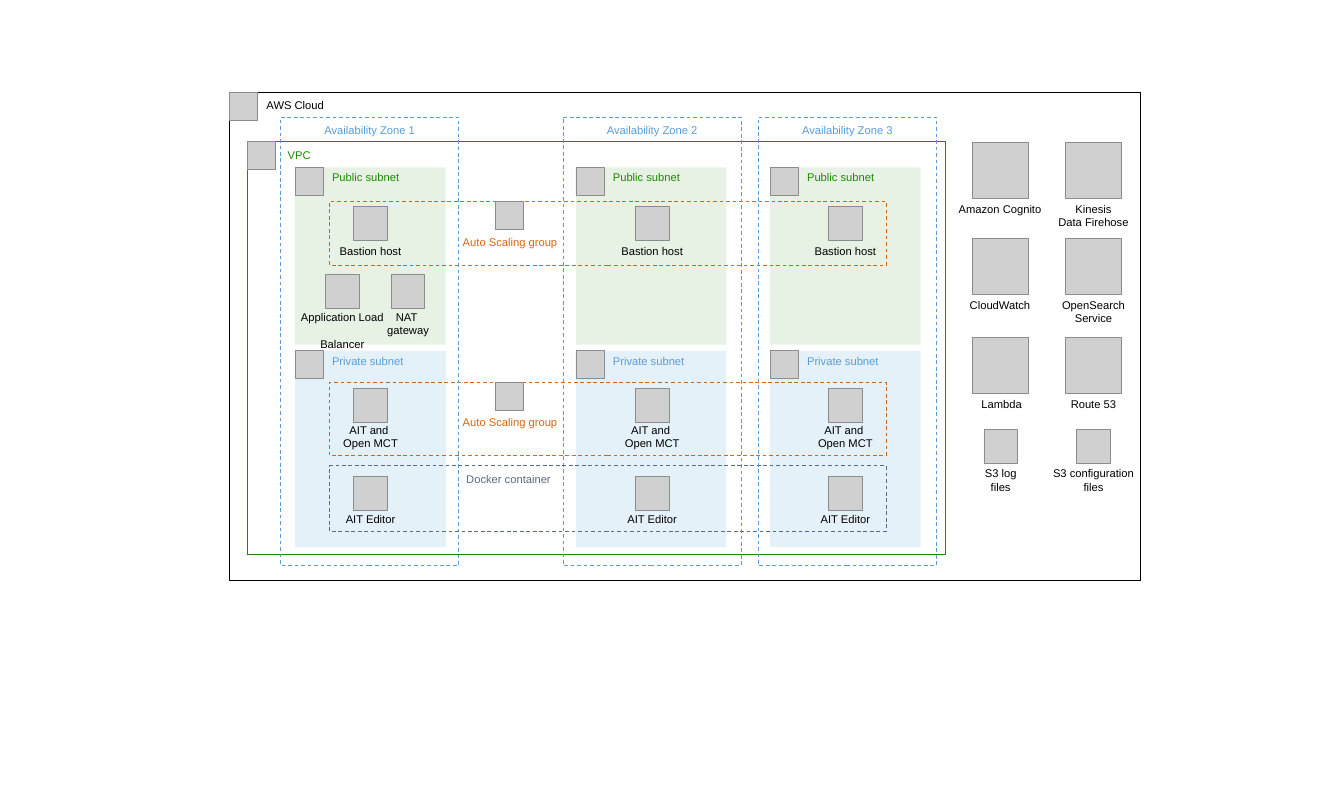
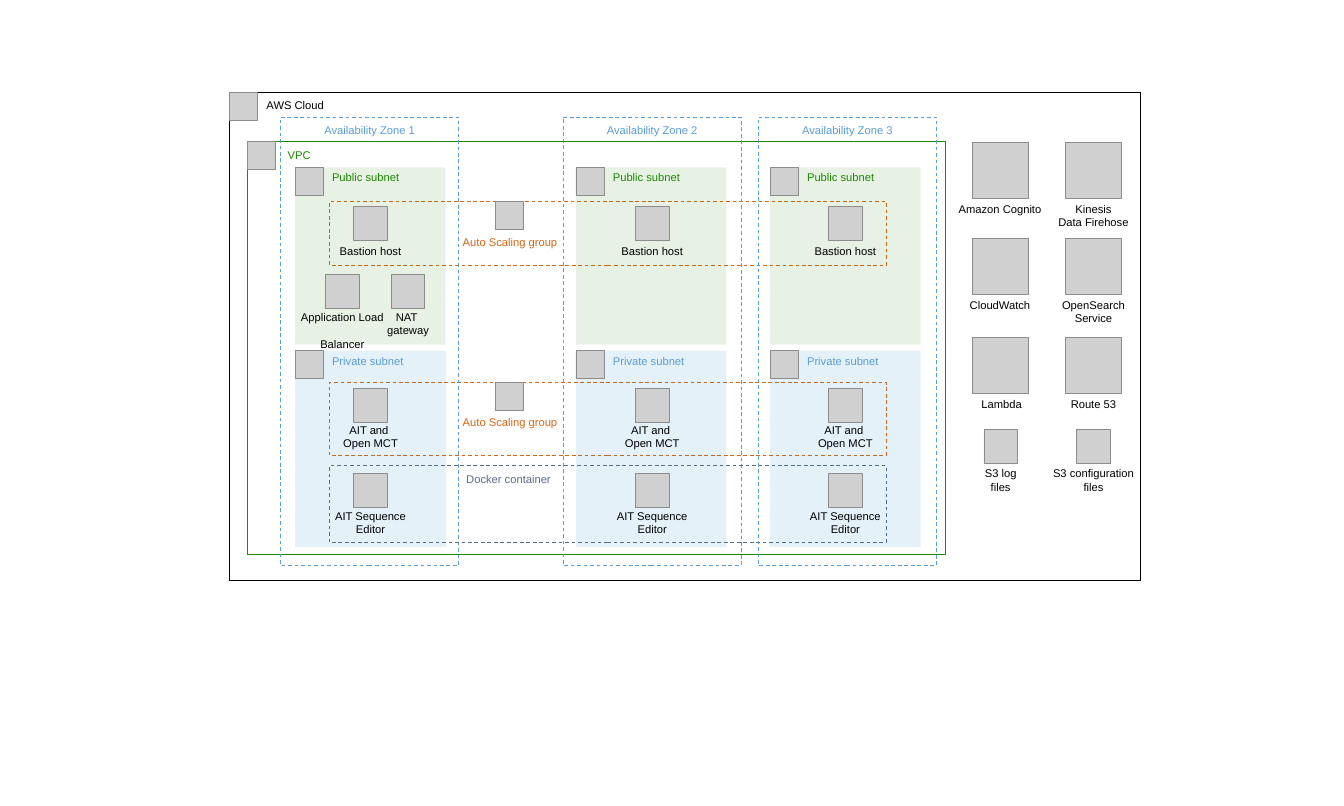
Before and after one commit to aws-quickstart/quickstart-ammos-smallsat-toolkit, a slide deck: slide 1 of docs/images/nasa-ammos-smallsat-toolkit-architecture-diagram.pptx. Drawn at 1344x806 pixels with LibreOffice and Linux fonts; fonts in the diff are those of the drawing; grey boxes stand for pictures. Boxes give left, top, right and bottom in pixels: in the first picture for what was removed or moved away, otherwise in the second. Text is boxed around its words. In the diff, an @@ line names an element or a change of style, - is before the commit and + after.

```diff
--- a/docs/images/nasa-ammos-smallsat-toolkit-architecture-diagram.pptx
+++ b/docs/images/nasa-ammos-smallsat-toolkit-architecture-diagram.pptx
@@ rectangle "Docker container": place and size @@
-rectangle "Docker container" at <box>329,466,886,532</box>
+rectangle "Docker container" at <box>329,466,886,543</box>
@@ 3 pictures: place and size @@
-3 pictures at <box>353,477,862,511</box>
+3 pictures at <box>353,474,862,507</box>
@@ text at <box>335,512,405,533</box>: text changed @@
-AIT Editor
+AIT Sequence Editor
@@ text at <box>617,512,687,533</box>: text changed @@
-AIT Editor
+AIT Sequence Editor
@@ text at <box>810,512,880,533</box>: text changed @@
-AIT Editor
+AIT Sequence Editor
```
Also in this commit, not shown: 32 other files.
